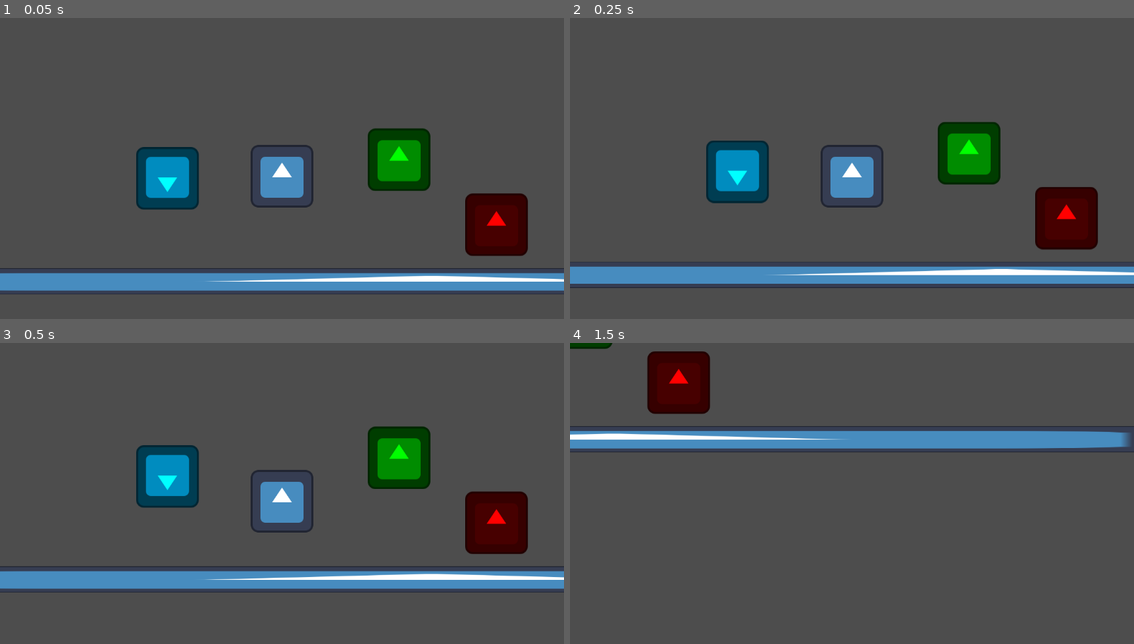
Above: before the commit, frames 1-4 (two rows, left to right).
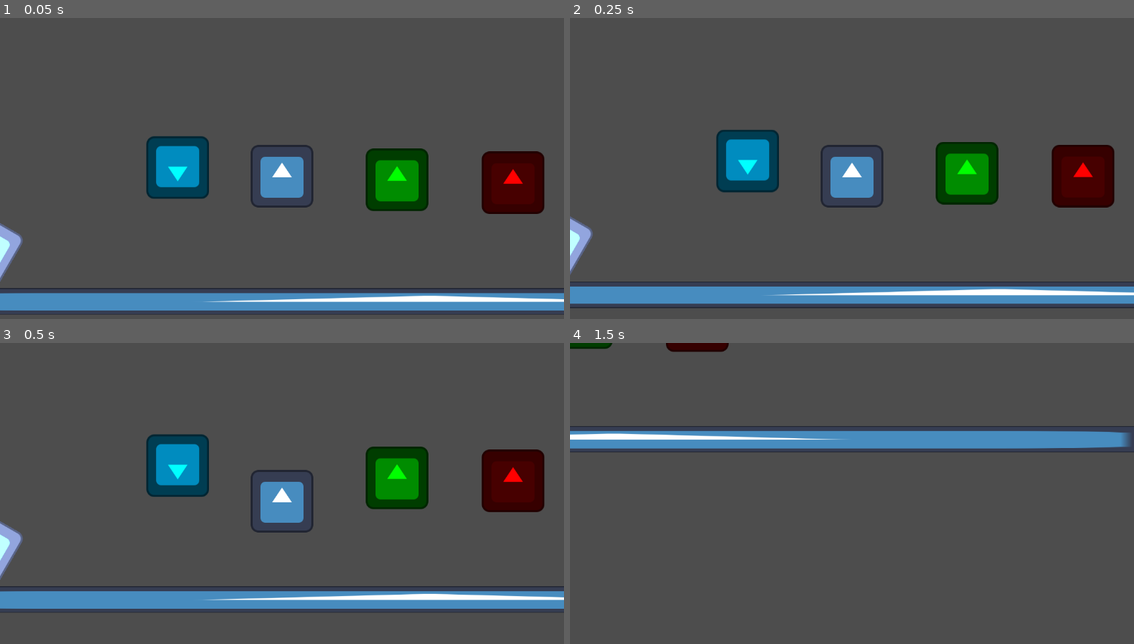
Above: after the commit, the same moments.

Repository: TrollFer/Pan
Game: Godot game, scene res://Escenas/escena_principal.tscn
Same seed, same stepped clock (60 frames per second), same inputs: the game is played once before the commit and once after it. The engine's default icon, where the game draws it, is replaced by a stand-in: a white triangle on a blue panel in a dark square.
Inputs:
- Up to frame 1 (0.05 s): no input
- Up to frame 2 (0.25 s): no input
- Up to frame 3 (0.5 s): no input
- Up to frame 4 (1.5 s): hold D (md) 0.53-1.28 s; tap Space (saltar) at 0.77, 1.07 s; tap A (mi) at 0.8, 1.35 s

The runs differ from the first frame. In frame 1, 21% of the frame differs, in the area x 0-100%, y 36-99%; in frame 2, 21%; in frame 3, 21%, in the area x 0-100%, y 27-90%; in frame 4, 2.6%.

Commit message:
Dia 4
He intentado arregalr las veloidades, no lo he conseguido

Diff:
--- /dev/null
+++ b/Clases/Fuelle.gd
@@ -0,0 +1,9 @@
+extends CharacterBody2D
+class_name Fuelle
+
+@export var potencia: int
+
+
+func ventilar(personaje: Node2D):
+	if personaje.recurso_estado.nombre == 'harina':
+			personaje.velocidad_externa = -potencia*transform.y
--- a/Escenas/escena_principal.tscn
+++ b/Escenas/escena_principal.tscn
@@ -1,5 +1,6 @@
-[gd_scene load_steps=7 format=3 uid="uid://pe2fl7b5iu5y"]
+[gd_scene load_steps=8 format=3 uid="uid://pe2fl7b5iu5y"]
 
+[ext_resource type="PackedScene" uid="uid://x2vm7q58f2k4" path="res://Escenas/fuelle.tscn" id="1_kbm13"]
 [ext_resource type="PackedScene" uid="uid://2hr8g2qyvu7r" path="res://Escenas/pancracio.tscn" id="1_wmjee"]
 [ext_resource type="Texture2D" uid="uid://dgpayotngaske" path="res://icon.svg" id="2_ripk3"]
 [ext_resource type="PackedScene" uid="uid://blkjmhqhxham3" path="res://Escenas/ventana.tscn" id="3_pboj7"]
@@ -11,8 +12,13 @@
 
 [node name="Escena_principal" type="Node2D"]
 
+[node name="Fuelle" parent="." instance=ExtResource("1_kbm13")]
+position = Vector2(-823, 90)
+rotation = 0.5235988
+potencia = 800
+
 [node name="Pancracio" parent="." instance=ExtResource("1_wmjee")]
-position = Vector2(-216, -19)
+position = Vector2(-212, -60)
 
 [node name="Suelo" type="StaticBody2D" parent="."]
 scale = Vector2(4.2442064, 1.9319901)
@@ -30,7 +36,7 @@
 position = Vector2(23, -52)
 
 [node name="Caldera" parent="." instance=ExtResource("4_s6hsl")]
-position = Vector2(-450, -14)
+position = Vector2(-425, -77)
 
 [node name="Horno" parent="." instance=ExtResource("5_7xruv")]
-position = Vector2(222, 81)
+position = Vector2(260, -46)
--- /dev/null
+++ b/Escenas/fuelle.tscn
@@ -0,0 +1,35 @@
+[gd_scene load_steps=5 format=3 uid="uid://x2vm7q58f2k4"]
+
+[ext_resource type="Script" uid="uid://dcxl2apxjraou" path="res://fuelle.gd" id="1_33xtu"]
+[ext_resource type="Texture2D" uid="uid://dgpayotngaske" path="res://icon.svg" id="2_xlsa0"]
+
+[sub_resource type="RectangleShape2D" id="RectangleShape2D_33xtu"]
+size = Vector2(113, 112)
+
+[sub_resource type="SpriteFrames" id="SpriteFrames_43mg1"]
+animations = [{
+"frames": [{
+"duration": 1.0,
+"texture": ExtResource("2_xlsa0")
+}],
+"loop": true,
+"name": &"default",
+"speed": 5.0
+}]
+
+[node name="Fuelle" type="CharacterBody2D"]
+script = ExtResource("1_33xtu")
+potencia = 500
+metadata/_custom_type_script = "uid://da8g75iasogaw"
+
+[node name="Zona_empuje" type="Area2D" parent="."]
+
+[node name="CollisionShape2D" type="CollisionShape2D" parent="Zona_empuje"]
+position = Vector2(0.5, 1)
+shape = SubResource("RectangleShape2D_33xtu")
+
+[node name="AnimatedSprite2D" type="AnimatedSprite2D" parent="."]
+modulate = Color(2.7075353, 2.7075353, 2.7075353, 1)
+sprite_frames = SubResource("SpriteFrames_43mg1")
+
+[connection signal="body_entered" from="Zona_empuje" to="." method="_on_zona_empuje_body_entered"]
--- a/Recursos/harina.tres
+++ b/Recursos/harina.tres
@@ -5,7 +5,7 @@
 [resource]
 script = ExtResource("1_3llr1")
 nombre = "harina"
-velocidad = 22
+velocidad = 300
 masa = 0.8
 matriz_propiedades = Array[bool]([true, false])
 metadata/_custom_type_script = "uid://ds3vtq125d3qe"
--- a/Recursos/masa.tres
+++ b/Recursos/masa.tres
@@ -5,7 +5,7 @@
 [resource]
 script = ExtResource("1_g05jq")
 nombre = "masa"
-velocidad = 20
+velocidad = 250
 masa = 1.0
 matriz_propiedades = Array[bool]([false, true])
 metadata/_custom_type_script = "uid://ds3vtq125d3qe"
--- a/Recursos/pan.tres
+++ b/Recursos/pan.tres
@@ -5,7 +5,7 @@
 [resource]
 script = ExtResource("1_80h08")
 nombre = "pan"
-velocidad = 35
+velocidad = 500
 masa = 1.3
 matriz_propiedades = Array[bool]([false, false])
 metadata/_custom_type_script = "uid://ds3vtq125d3qe"
--- a/Scripts/movimiento.gd
+++ b/Scripts/movimiento.gd
@@ -1,6 +1,8 @@
 extends Estado
 
-var rozamiento = 1.09
+var rozamiento = 0.99
+var dir
+
 
 func _physics_process(delta: float) -> void:
 	activacion = Input.is_action_pressed('md') or Input.is_action_pressed('mi')
@@ -8,8 +10,5 @@
 		maquina.cambiar(nombre)
 
 func procesamiento():
-	if Input.is_action_pressed("md"):
-		personaje.velocity.x += personaje.recurso_estado.velocidad
-	elif Input.is_action_pressed("mi"):
-		personaje.velocity.x -= personaje.recurso_estado.velocidad
-	personaje.velocity.x /= rozamiento
+	dir = Input.get_axis('mi', 'md')
+	personaje.velocidad_externa.x = personaje.recurso_estado.velocidad*dir
--- a/Scripts/pancracio.gd
+++ b/Scripts/pancracio.gd
@@ -3,13 +3,23 @@
 @export var sprite : AnimatedSprite2D
 var P
 
+var velocidad_externa = Vector2(0,0) #Proviene de fuentes externas
+var velocidad_interna = Vector2(0,0) #Proviene de fuentes internas(inputs)
+var velocidad_gravedad = Vector2(0,0)
+
 func _enter_tree() -> void:
 	Global.pancracio = self
 
 func _physics_process(delta: float) -> void:
+	if not is_on_floor():
+		P = recurso_estado.masa*Global.gravedad
+		velocidad_gravedad.y += P
+	else:
+		velocidad_gravedad = Vector2(0,0)
 
-	P = recurso_estado.masa*Global.gravedad
-	velocity.y += P
+	velocidad_externa *= 0.999
+	velocidad_interna *= 0.93
+	velocity = velocidad_externa+velocidad_interna+velocidad_gravedad
 	move_and_slide()
 
 func activar_transformacion(nuevo_estado: String):
--- a/Scripts/salto.gd
+++ b/Scripts/salto.gd
@@ -1,7 +1,7 @@
 extends Estado
 
-var potencia = 300
+var potencia = 500
 
 func _physics_process(delta: float) -> void: #No uso procesamiento para que no cancele otros estados
 	if Input.is_action_just_pressed('saltar') and personaje.is_on_floor():
-		personaje.velocity.y -= potencia
+		personaje.velocidad_interna.y -= potencia
--- /dev/null
+++ b/fuelle.gd
@@ -0,0 +1,6 @@
+extends Fuelle
+
+
+func _on_zona_empuje_body_entered(body: Node2D) -> void:
+	if body is Pancracio:
+		ventilar(body)
Not shown, added: Clases/Fuelle.gd.uid
Not shown, added: fuelle.gd.uid
